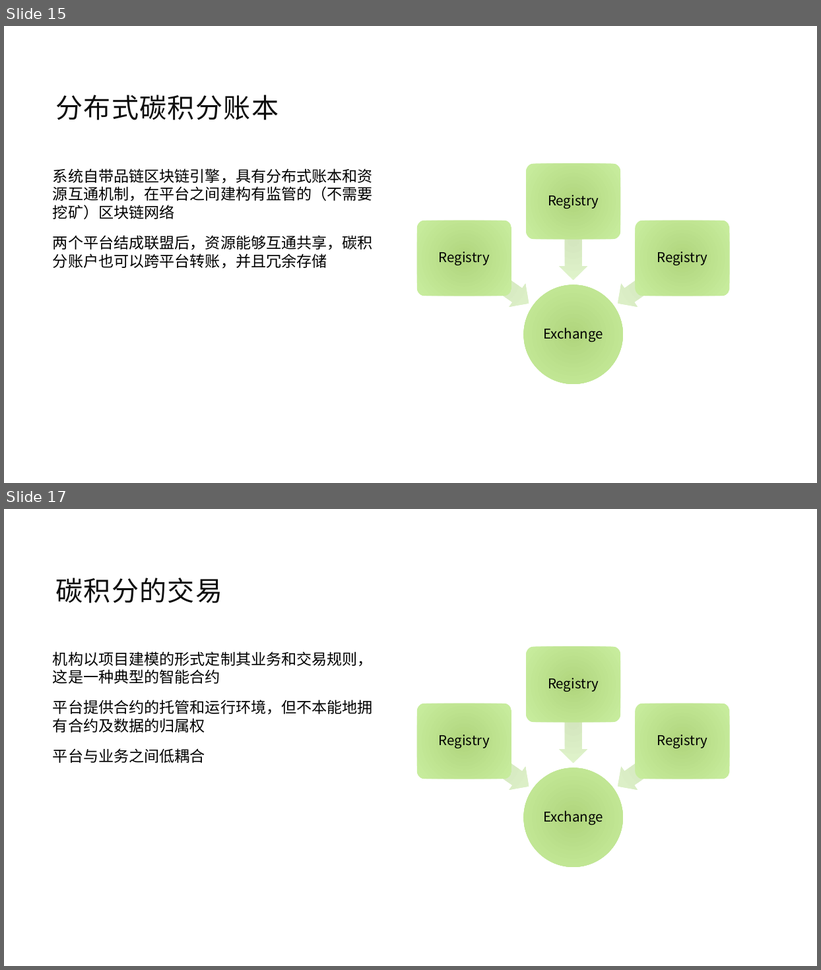
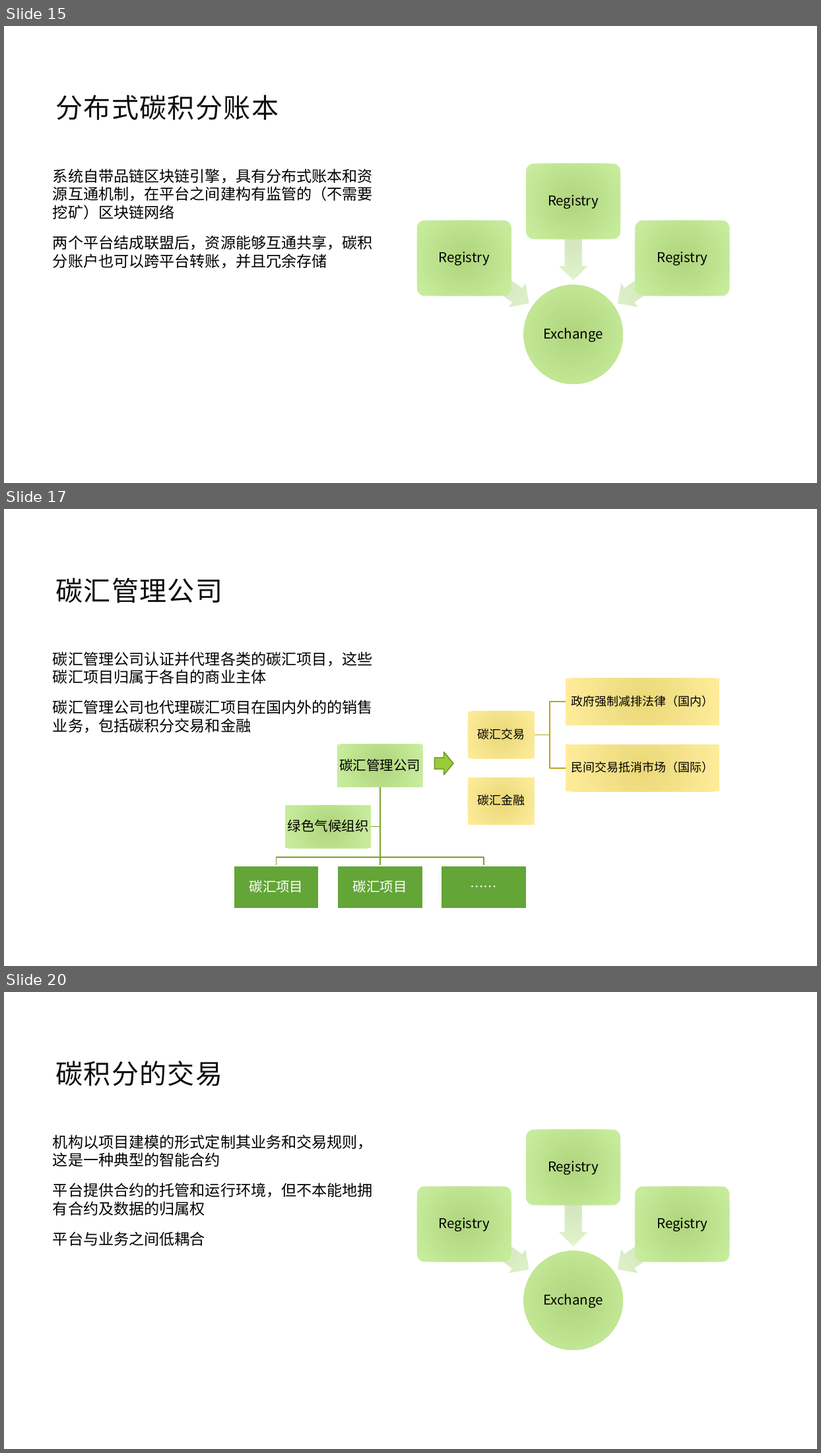
Before and after one commit to jzgi/chainfx, a slide deck: Docs/品链框架.pptx. Shown one above the other, each under a label of ours: slides 15 and 17 before the commit, slides 15, 17 and 20 after it; the slides between them are not shown. The pictures are 821x970 and 821x1453 pixels, drawn with LibreOffice and Linux fonts; fonts in the diff are those of the drawing. Boxes give left, top, right and bottom in pixels: in the first picture for what was removed or moved away, otherwise in the second. Text is boxed around its words. In the diff, an @@ line names an element or a change of style, - is before the commit and + after.

```diff
--- a/Docs/品链框架.pptx
+++ b/Docs/品链框架.pptx
@@ slide 17 added at box(4, 509, 817, 966), background #FFFFFF @@
@@ title added at box(56, 578, 223, 603), 32 pt, text #0D0D0D @@
+碳汇管理公司
@@ text added at box(53, 652, 373, 733), 18 pt, text #000000 @@
+碳汇管理公司认证并代理各类的碳汇项目，这些碳汇项目归属于各自的商业主体
+碳汇管理公司也代理碳汇项目在国内外的的销售业务，包括碳积分交易和金融
@@ right arrow added at box(435, 753, 453, 775), fill #99CB38, outline #719629 1.25 pt @@
@@ group added at box(468, 679, 720, 825): 4 rectangles, 4 texts, 2 freeform shapes @@
+碳汇交易
+政府强制减排法律（国内）
+民间交易抵消市场（国际）
+碳汇金融
@@ group added at box(234, 745, 527, 909): 5 rectangles, 5 texts, 4 freeform shapes @@
+碳汇管理公司
+碳汇项目
+碳汇项目
+……
+绿色气候组织
@@ what was slide 17 is now slide 20 @@
```
Also in this commit, not shown: 1 slide changed, 2 other slides added, 7 other files.
